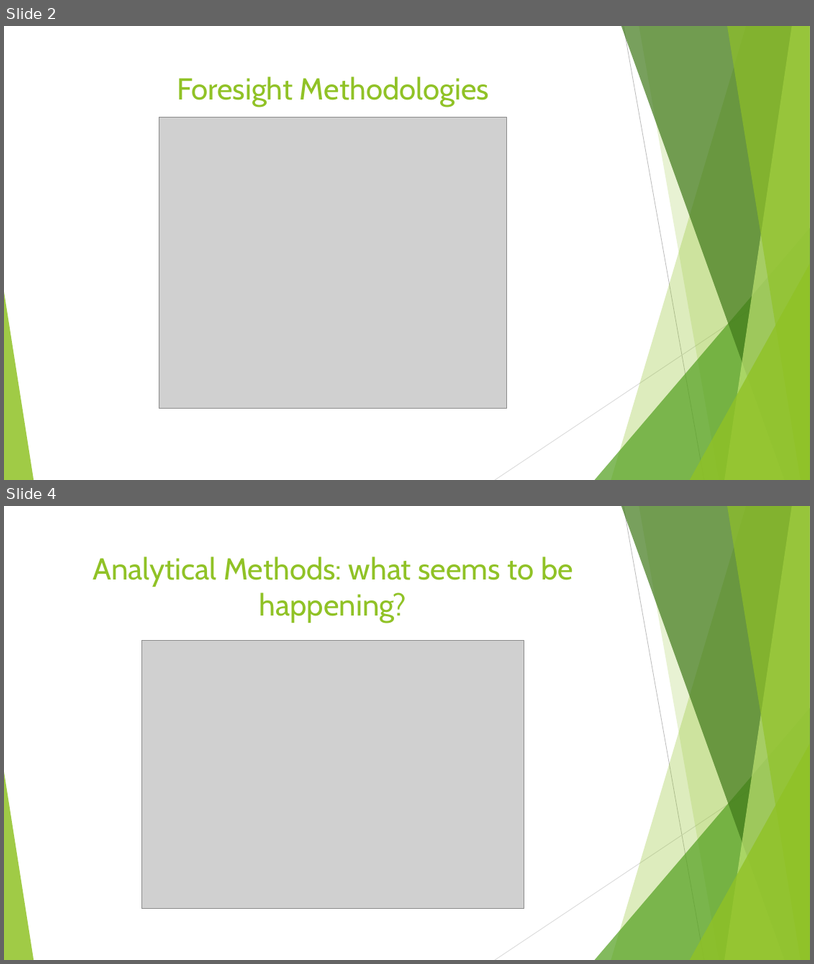
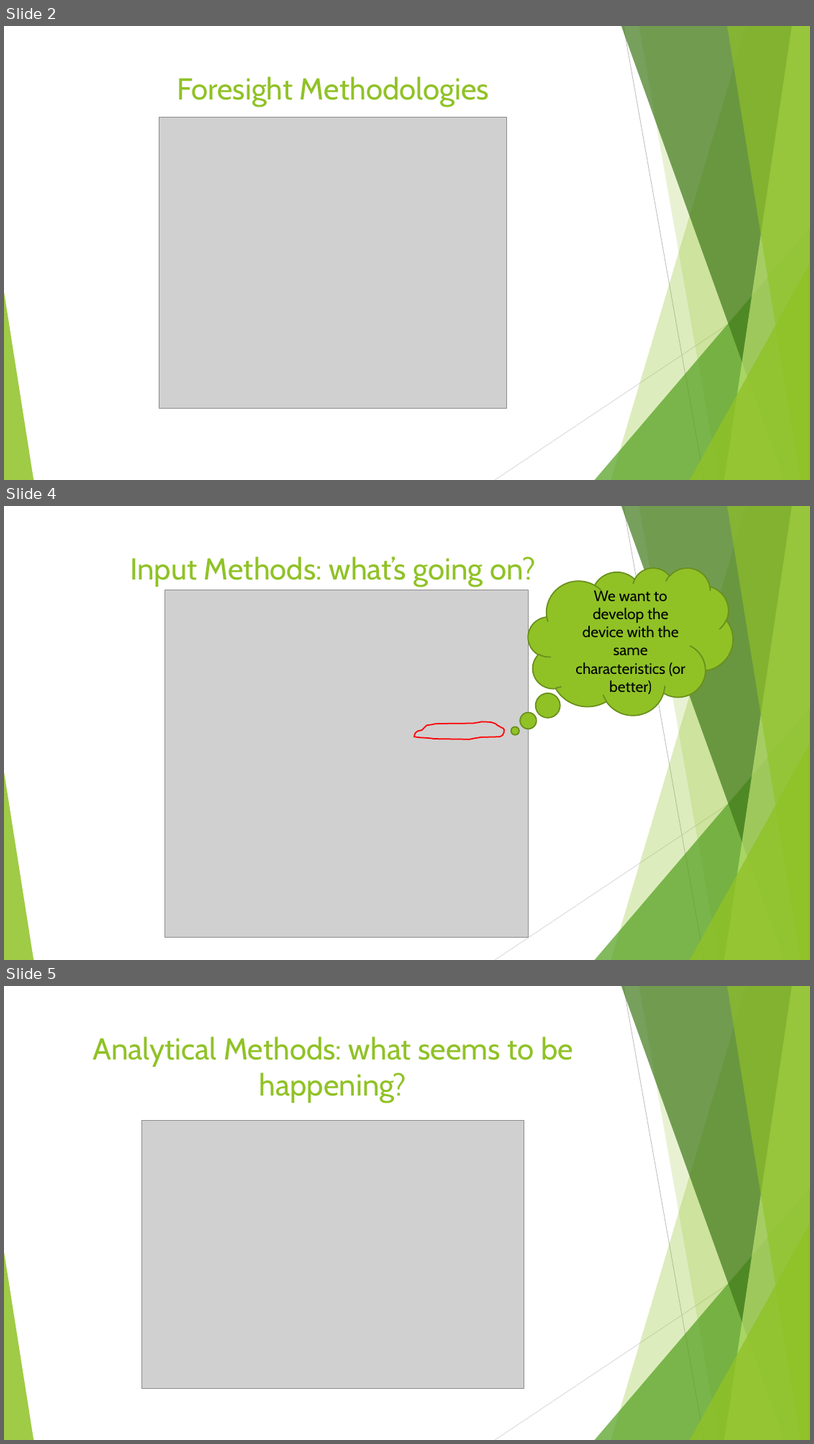
Before and after one commit to Vlad-ole/Presentations, a slide deck: Foresight_in_work/Foresight_methodologies.pptx. Shown one above the other, each under a label of ours: slides 2 and 4 before the commit, slides 2, 4 and 5 after it; the slides between them are not shown. The pictures are 814x964 and 814x1444 pixels, drawn with LibreOffice and Linux fonts; fonts in the diff are those of the drawing; grey boxes stand for pictures. Boxes give left, top, right and bottom in pixels: in the first picture for what was removed or moved away, otherwise in the second. Text is boxed around its words. In the diff, an @@ line names an element or a change of style, - is before the commit and + after.

```diff
--- a/Foresight_in_work/Foresight_methodologies.pptx
+++ b/Foresight_in_work/Foresight_methodologies.pptx
@@ slide 4 added at (4,506,810,960), background #FFFFFF; not listed: 10 template elements that a slide beside it also shows @@
@@ title added at (130,556,536,587), 36 pt, text #90C226 @@
+Input Methods: what’s going on?
@@ thought cloud added at (528,568,733,716), fill #90C226, outline #6B901C 1.5 pt @@
@@ picture added at (165,590,528,937) @@
@@ text added at (576,588,686,694), 18 pt, text #000000 @@
+We want to develop the device with the same characteristics (or better)
@@ freeform shape added at (415,721,505,739), outline #FF0000 1.5 pt @@
@@ what was slide 4 is now slide 5 @@
```
Also in this commit, not shown: 1 slide changed, 2 other files.
